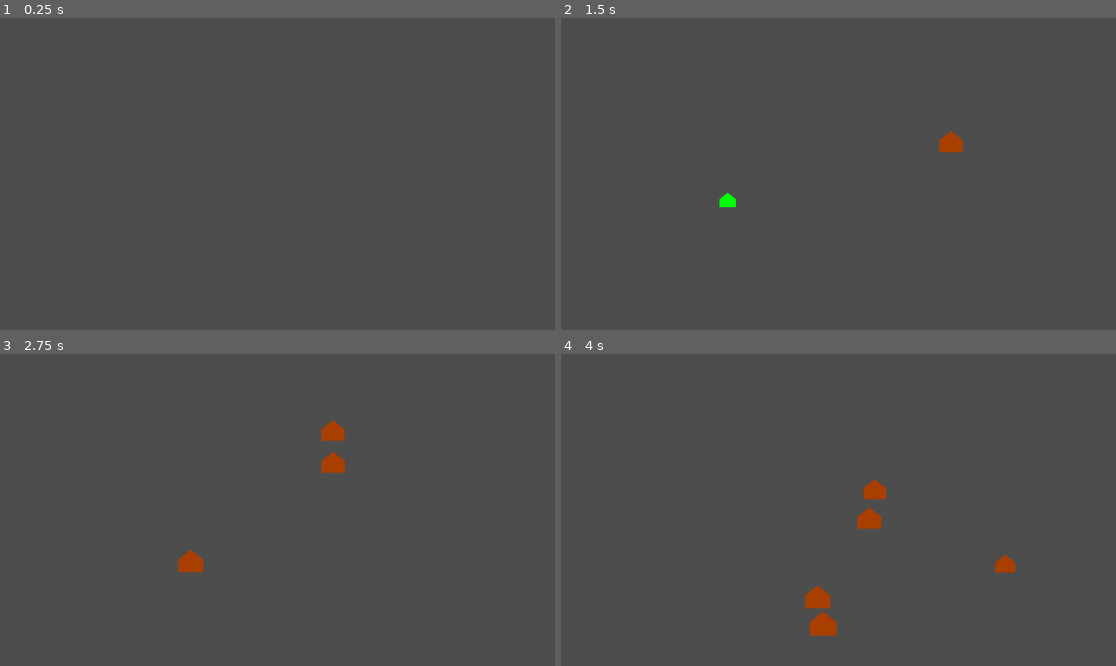
Above: before the commit, frames 1-4 (two rows, left to right).
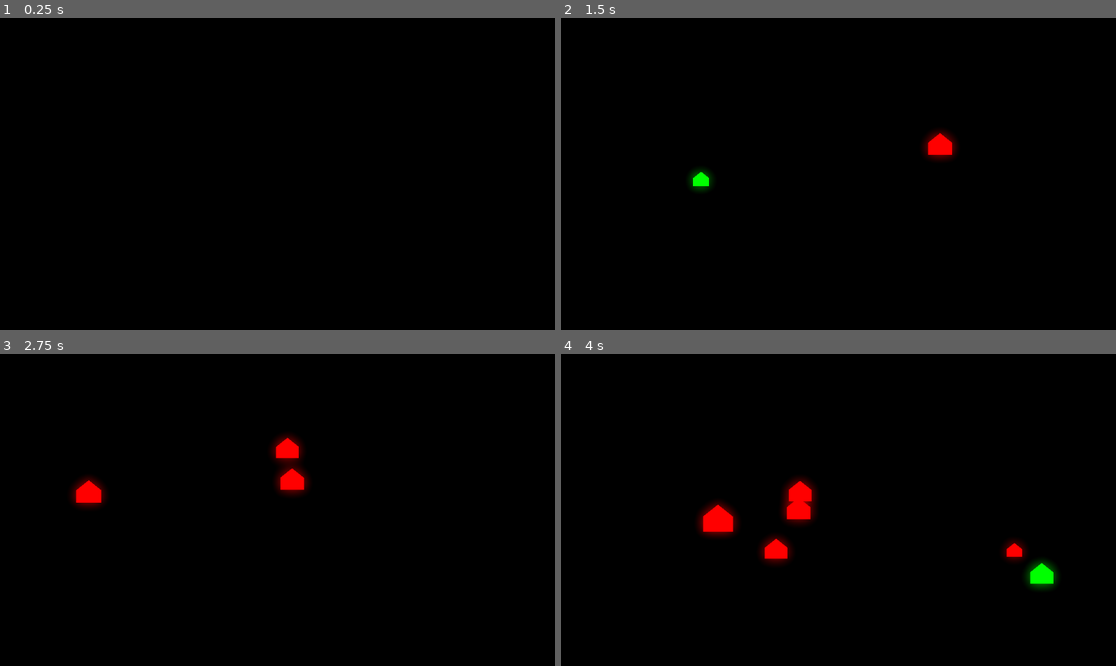
Above: after the commit, the same moments.

Repository: sublollipp/Inheritance-DDU
Game: Godot game, scene res://main_scene.tscn
The game is run twice, just before and just after one commit, with the same random seed, the same clock (stepped at 60 frames per second) and the same inputs.
Inputs (mouse positions are in pixels of both pictures, inside the frame that each line leads up to):
- Up to frame 1 (0.25 s): no input
- Up to frame 2 (1.5 s): tap Enter at 0.5 s; move the mouse to (960, 158) at 0.52 s; hold A (SPAWNPREDATOR) 0.53-1.28 s; tap B (SPAWNPREY) at 0.8, 1.35 s; move the mouse to (727, 189) at 1.27 s
- Up to frame 3 (2.75 s): tap A (SPAWNPREDATOR) at 1.55 s; move the mouse to (333, 441) at 2.02 s; hold A (SPAWNPREDATOR) from 2.03 s (still down); tap B (SPAWNPREY) at 2.3 s
- Up to frame 4 (4 s): move the mouse to (810, 572) at 2.77 s; release A (SPAWNPREDATOR) at 2.78 s; tap B (SPAWNPREY) at 2.85, 3.8 s; tap A (SPAWNPREDATOR) at 3.05 s; move the mouse to (1005, 556) at 3.52 s; hold A (SPAWNPREDATOR) from 3.53 s (still down)

The runs differ from the first frame. In frame 1, 100% of the frame differs, in the area x 0-100%, y 0-100%; in frame 2, 100%; in frame 3, 100%; in frame 4, 100%.

Commit message:
Glow & comments
Tilføjede glow via en WorldEnvironment node og skrev comments til al koden.

Gjorde også, så prey og predators spawner inde under moverspawner noden, da det førhenværende arrangement var overflødigt

Diff:
--- a/main_scene.tscn
+++ b/main_scene.tscn
@@ -1,18 +1,30 @@
-[gd_scene load_steps=2 format=3 uid="uid://7s1rokradqb6"]
+[gd_scene load_steps=3 format=3 uid="uid://7s1rokradqb6"]
 
 [ext_resource type="Script" path="res://mover_spawner.gd" id="3_88xe6"]
 
+[sub_resource type="Environment" id="Environment_aaw7s"]
+background_mode = 3
+glow_enabled = true
+glow_strength = 0.8
+glow_bloom = 1.0
+glow_blend_mode = 1
+
 [node name="MainScene" type="Node2D"]
+
+[node name="Background" type="ColorRect" parent="."]
+offset_left = -26.0
+offset_top = -7.0
+offset_right = 1187.0
+offset_bottom = 673.0
+color = Color(0, 0, 0, 1)
 
 [node name="StaticBody2D" type="StaticBody2D" parent="."]
 
 [node name="CollisionPolygon2D" type="CollisionPolygon2D" parent="StaticBody2D"]
 polygon = PackedVector2Array(-1, 646, 1152, 650, 1153, -2, -3, 0, 0, -65, 1246, -62, 1250, 737, -127, 747, -120, -4, -4, -2)
 
-[node name="MoverSpawner" type="Node" parent="."]
+[node name="MoverSpawner" type="Node2D" parent="."]
 script = ExtResource("3_88xe6")
 
-[node name="Predators" type="Node2D" parent="."]
-
-[node name="Preys" type="Node2D" parent="."]
-unique_name_in_owner = true
+[node name="WorldEnvironment" type="WorldEnvironment" parent="."]
+environment = SubResource("Environment_aaw7s")
--- a/mover.gd
+++ b/mover.gd
@@ -1,28 +1,31 @@
-extends CharacterBody2D
-class_name Mover
+extends CharacterBody2D # Bedre skik at bruge en rigidbody men oh well.
+class_name Mover # Definerer "Mover" som en class
 
-@export var hastighed: int = 150
+@export var hastighed: int = 150 # Hastigheden skal kunne ændres syntes jeg. "Export" funktionaliteten bruges ikke stort i dette projekt
 
 func _ready() -> void:
-	velocity = Vector2(0, hastighed)
+	velocity = Vector2(0, hastighed).rotated(deg_to_rad(randi_range(0, 359))) # Sætter velocityen til den rigtige hastighed med en random retning
 
-var randomInterval: float = 2
+var randomInterval: float = 2 # Tiden (i sekunder), før moveren skifter retning igen
 
-var previousVelocity: Vector2 = velocity
+var previousVelocity: Vector2 = velocity # Opbevares så man kan lave bounce mechanics
 
-func changeDirection() -> void:
-	velocity = Vector2(0, hastighed).rotated(deg_to_rad(randi_range(0, 360)))
-	randomInterval = float(randi_range(3, 7))
+func changeDirection() -> void: # Funktionen der kører, når der skal laves et tilfældigt retningsskifte
+	velocity = Vector2(0, hastighed).rotated(deg_to_rad(randi_range(0, 359))) # Igen, random retning, fast hastighed
+	randomInterval = float(randi_range(3, 7)) # Ny random timer indtil næste retningsskifte
 
-func randomManager(delta):
+# Timer-noden er bedre skik at bruge i en situation som denne - jeg skulle bare lige skynde mig lidt, så det blev ikke til noget
+
+func randomManager(delta): # Holder styr på randomInterval og skifter retning om nødvendigt
 	randomInterval -= 1 * delta
 	if randomInterval <= 0:
 		changeDirection()
 
 func _process(delta: float) -> void:
-	move_and_slide()
+	move_and_slide() # Der er også move_and_collide(), men jeg skulle spare på godots kollisioner, da jeg overrider dem med et bounce
 
-	if is_on_ceiling() or is_on_floor() or is_on_wall():
-		velocity = previousVelocity	 * -1
+	if is_on_ceiling() or is_on_floor() or is_on_wall(): # Kører, hvis moveren rører en af væggene
+		velocity = previousVelocity	 * -1 # BOUNCE (ignorer mangel på logik pls det skulle gå hurtigt)
+		# previousVelocity bruges, fordi velocitien sættes til 0 af godot, når man støder klods ind i en væg
 
-	previousVelocity = velocity
+	previousVelocity = velocity # Opdaterer previousVelocity. MEGET VIGTIGT at dette kører EFTER alt det andet
--- a/mover_spawner.gd
+++ b/mover_spawner.gd
@@ -1,18 +1,21 @@
 extends Node
 
+# Preloader scenerne for henholdsvist predator og prey
 @onready var predatorScene: PackedScene = preload("res://predator.tscn")
 @onready var preyScene: PackedScene = preload("res://prey.tscn")
 
-func _input(event: InputEvent) -> void:
-	if event.is_action_pressed("SPAWNPREDATOR"):
-		var predator = predatorScene.instantiate()
-		predator.position = get_viewport().get_mouse_position()
-		var størrelse = randf_range(3, 5)
-		predator.scale = Vector2(størrelse, størrelse)
-		get_parent().get_node("Predators").add_child(predator)
+func _input(event: InputEvent) -> void: # Denne funktion kører, når der bliver trykket på et input.
+	#event.is_action_pressed() gældeer kun, når der lige er blevet trykket - så at holde knappen inde gør intet i dette tilfælde
+	if event.is_action_pressed("SPAWNPREDATOR"): # Checker, om inputtet er "SPAWNPREDATOR" (defineret i Project Settings -> Input Map
+		var predator: Node2D = predatorScene.instantiate() # Forbereder en instance af predator. Tænk på scenen som en class og instancen som et objekt.
+		predator.position = get_viewport().get_mouse_position() # Sætter dens position til musens position
+		var størrelse: float = randf_range(3, 5) # Giver den en tilfældig float størrelse mellem 3 og 5
+		predator.scale = Vector2(størrelse, størrelse) # Størrelsen sættes til dens indbyggede "scale" værdi på både X og Y.
+		add_child(predator) # Tilføjer den nye node som et child af denne
 	if event.is_action_pressed("SPAWNPREY"):
-		var prey = preyScene.instantiate()
+		# Hele denne sektion er det samme som ovenover, bare med prey
+		var prey: Node2D = preyScene.instantiate()
 		var størrelse = randf_range(3, 5)
 		prey.scale = Vector2(størrelse, størrelse)
 		prey.position = get_viewport().get_mouse_position()
-		get_parent().get_node("Preys").add_child(prey)
+		add_child(prey)
--- a/predator.gd
+++ b/predator.gd
@@ -1,38 +1,36 @@
 extends Mover
 
+# Chasing er den prey, som denne predator er i gang med at jagte
 var chasing: Node2D
 
+# Man behøver ikke have en ready funktion her overhovedet. Er her kun for læsbarhedens skyld
 func _ready() -> void:
 	super._ready()
 
 func _process(delta: float) -> void:
+	# Kører chasePrey() funktionen. Hvis den ikke kan finde et prey, så bevæger den sig tilfældigt
 	if not chasePrey():
-		print("COuldn't find it :(")
 		randomManager(delta)
-	else:
-		print("FOUND THE PREY")
 	super._process(delta)
 
-func _onCollision(body: Node2D) -> void:
-	body.queue_free()
-
-func _preyEntered(body: Node2D) -> void:
-	body.queue_free()
+func _preyEntered(body: Node2D) -> void: # Denne er hooket op til en Area2D, der kun registrerer collisions med preys
+	body.queue_free() # "body" er den node, Area2D'en er kollideret med. queue_free() sletter den
+	# Øger predatorens størrelse
 	scale.x += 1
 	scale.y += 1
 
-func chasePrey() -> bool:
-	var preys = get_tree().get_nodes_in_group("Prey")
-	var previousPrey
-	if preys.size() > 0:
-		var nearestPrey = preys[0]
-		for prey in preys:
-			if position.distance_to(prey.position) < position.distance_to(nearestPrey.position):
-				nearestPrey = prey
-			else:
+func chasePrey() -> bool: # Denne funktion står for at finde- og jagte prey
+	var preys = get_tree().get_nodes_in_group("Prey") # Skaffer alle preys som et array
+	if preys.size() > 0: # Kører kun nedenstående, hvis der overhovedet er et prey
+		var nearestPrey = preys[0] # For-loopet sammenligner, hvor tæt på alting er - den skal have en baseline
+		for prey in preys: # Enhanced for-loop. "prey" repræsenterer en prey node i "Prey" gruppen
+			if position.distance_to(prey.position) < position.distance_to(nearestPrey.position): # Sammenligner afstand fra den hidtil tætteste prey og den nuværende
+				nearestPrey = prey # Hvis denne prey er tættere på end den før, er denne prey nu tættest på
+			else: # Ved ikke helt, hvorfor jeg beholdt else statemented. Måske readability?
 				pass
+		# Velocity er en indbygget variabel i Node2D (og mange andre nodes), der lægges til positionen i hver frame
 		velocity = Vector2(hastighed, 0).rotated(position.angle_to_point(nearestPrey.position))
-		chasing = nearestPrey
+		chasing = nearestPrey # "chasing" repræsenterer det prey, der lige nu jagtes. Opbevares så prey ved, om det bliver jagtet
 		return true
 	else:
-		return false
+		return false # Kig i _process. Hvis den returner false, er det fordi, der er 0 preys, og så bliver den tilfældig
--- a/predator.tscn
+++ b/predator.tscn
@@ -8,7 +8,8 @@
 script = ExtResource("2_mvbkv")
 
 [node name="Polygon2D" parent="." index="1"]
-color = Color(0.662496, 0.243774, 0, 1)
+modulate = Color(2, 2, 2, 1)
+color = Color(100, 0, 0, 1)
 
 [node name="PreyChecker" type="Area2D" parent="." index="2"]
 collision_mask = 4
--- a/prey.gd
+++ b/prey.gd
@@ -1,25 +1,42 @@
 extends Mover
 
-@export var flugtHastighed: int = 225
+# Hastigheden, som prey får, når det flygter
+@export var flugtHastighed: int = 450
+# Farven, som prey får, når det flygter
+@export var flugtFarve: Color = Color.GREEN
+# Preyets oprindelige farve. Gemmes, så man kan skifte tilbage til det.
 @onready var rigtigFarve = $Polygon2D.color
+# Prey inheriter hastighed fra mover. Den oprindelige hastighed gemmes, så man kan skifte tilbage, hvis et prey stopper med at blive jegtet
 var rigtigHastighed = hastighed
 
-
+# Man behøver sådan set ikke at skrive en ready funktion - den er her bare for læsbarhedens skyld
 func _ready() -> void:
 	super._ready()
 
 func _process(delta: float) -> void:
+	# Bevæger sig randomly. Inheriter funktionen fra mover
 	randomManager(delta)
+	# Får et array af alle predators der er i spillet.
 	var predators = get_tree().get_nodes_in_group("Predator")
+	# Kører, hvis der er mindst 1 predator i spillet
 	if predators.size() > 0:
+		# Checker, om dette prey bliver chased
 		var chased: bool = false
+		# Går igennem arrayet af predators
 		for predator in predators:
+			# Predators chasing variabel er en prey node. Checker om denne node svarer til dette prey (hvilket vil sige, at predatoren jagter dette prey)
 			if predator.chasing == self:
 				chased = true
+				# For-loopet behøver ikke køre længere nu. Der er ingen forskel på, om der er 1 eller 1000 predators efter den.
+				break
+		# Sætter hatigheden hurtigere og ændrer farven, hvis den bliver ændret
 		if chased:
 			hastighed = flugtHastighed
-			$Polygon2D.color = Color.GREEN
+			$Polygon2D.color = flugtFarve
 		else:
+			# Resetter hastighed og farve hvis den ikke jagtes længere
 			hastighed = rigtigHastighed
 			$Polygon2D.color = rigtigFarve
-	super._process(delta)
+		# Sørger t opdatere bevægelsesvektorens hastighed (som ellers kun opdateres, når noden skifter retning)
+		velocity = velocity.normalized() * hastighed
+	super._process(delta) # Kører superklassens process funktion
--- a/prey.tscn
+++ b/prey.tscn
@@ -7,7 +7,9 @@
 collision_layer = 4
 collision_mask = 3
 script = ExtResource("2_bmw1v")
-flugtHastighed = 225
+flugtHastighed = 450
+flugtFarve = Color(0, 1, 0, 1)
 
 [node name="Polygon2D" parent="." index="1"]
+modulate = Color(2, 2, 2, 1)
 color = Color(0.0392157, 1, 1, 1)
